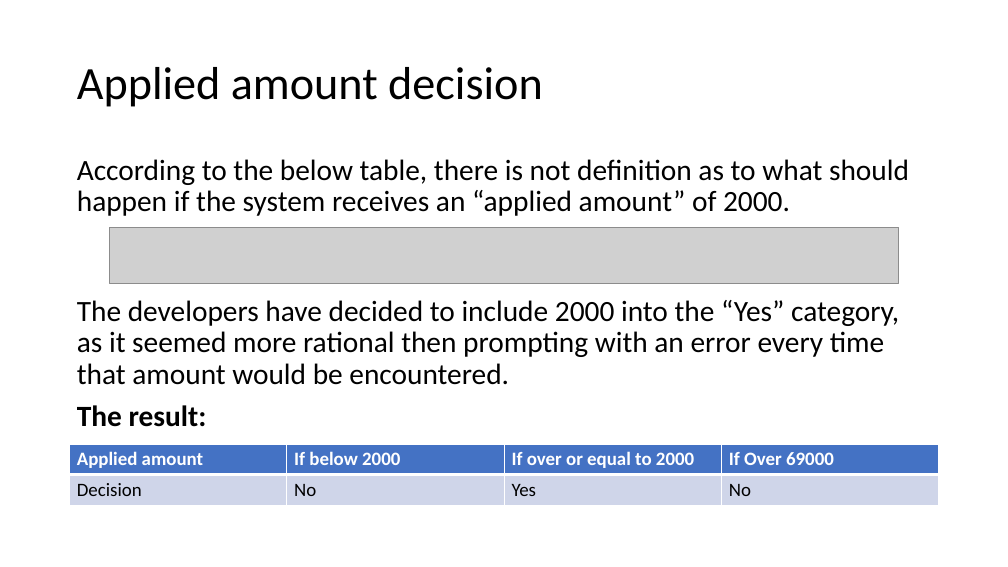
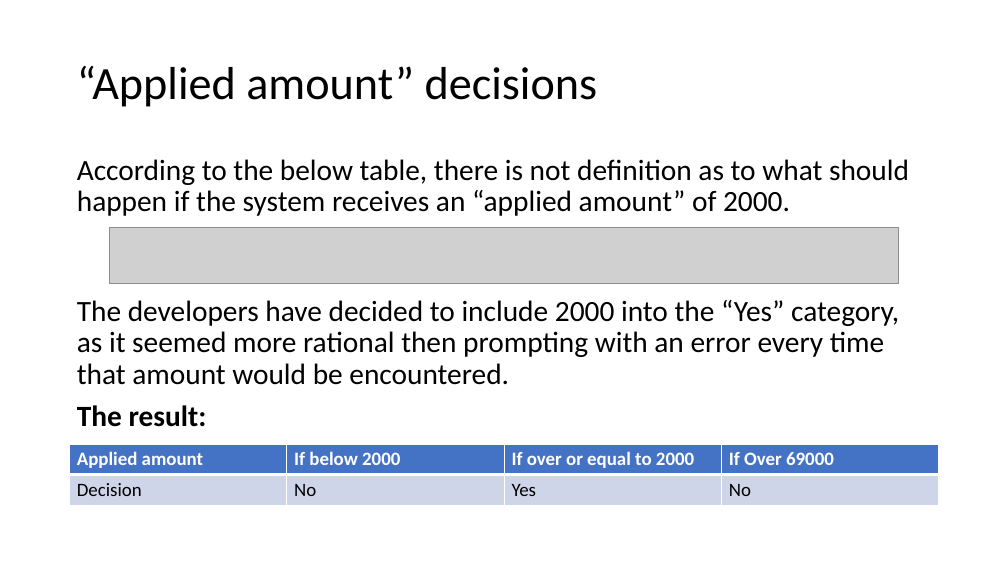
Before and after one commit to mungiu/CreditDecisionApp, a slide deck: slide 4 of Documentation/API documentation.pptx. Drawn at 1008x567 pixels with LibreOffice and Linux fonts; fonts in the diff are those of the drawing; grey boxes stand for pictures. Boxes give left, top, right and bottom in pixels: in the first picture for what was removed or moved away, otherwise in the second. Text is boxed around its words. In the diff, an @@ line names an element or a change of style, - is before the commit and + after.

```diff
--- a/Documentation/API documentation.pptx
+++ b/Documentation/API documentation.pptx
@@ title at <box>77,66,598,107</box>: text changed @@
-Applied amount decision
+“Applied amount” decisions
```
Also in this commit, not shown: 4 other slides changed.
